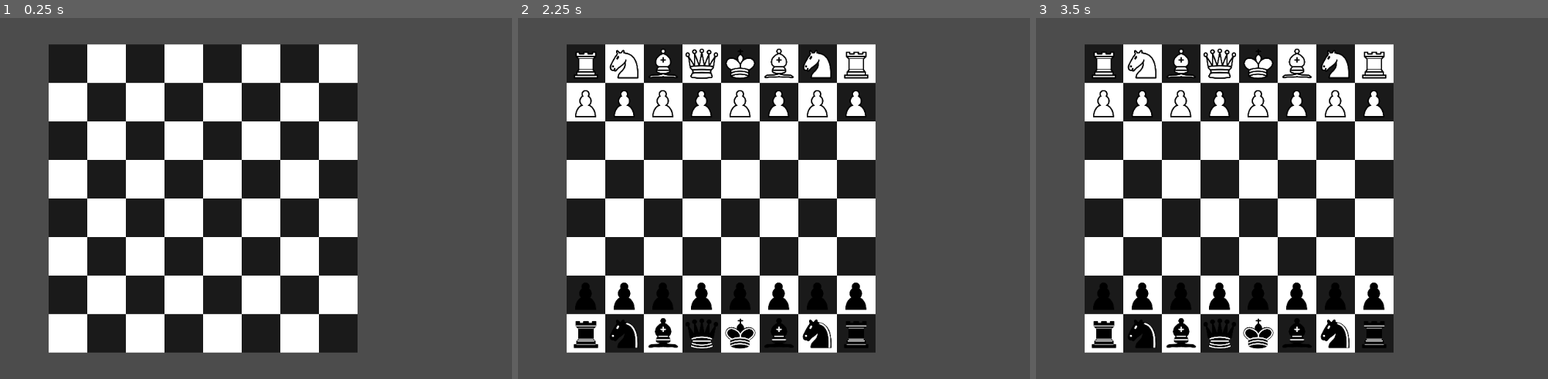
Above: before the commit, frames 1-3 (left to right).
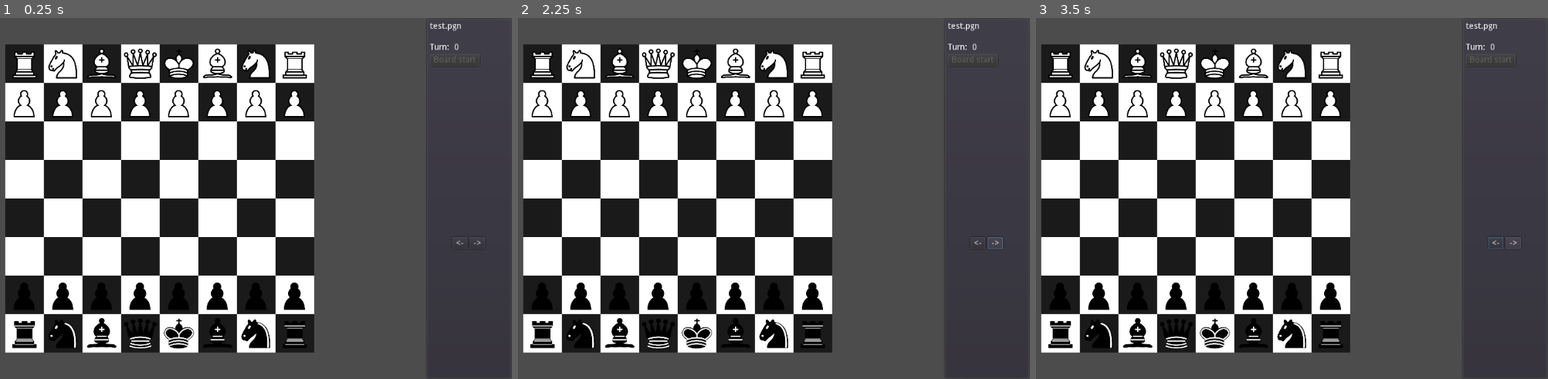
Above: after the commit, the same moments.

Repository: oerc0122/ChessRender
Game: Godot game, scene res://UI.tscn
Same seed, same stepped clock (60 frames per second), same inputs: the game is played once before the commit and once after it. Before the commit the project starts from res://MainGame.tscn.
Inputs (mouse positions are in pixels of both pictures, inside the frame that each line leads up to):
- Up to frame 1 (0.25 s): no input
- Up to frame 2 (2.25 s): click (978, 241) at 0.5 s, where only the run after the commit has a clickable "<-"; click (994, 241) at 1.25 s, where only the run after the commit has a clickable "->"; tap Enter at 2 s; hold Right (ui_right) from 2.03 s (still down)
- Up to frame 3 (3.5 s): tap Space at 2.75 s; release Right (ui_right) at 2.78 s; hold Left (ui_left) from 2.78 s (still down)

The runs differ from the first frame. In frame 1, 53% of the frame differs, in the area x 0-99%, y 1-100%; in frame 2, 51%; in frame 3, 51%.

Commit message:
Update

Diff:
--- a/project.godot
+++ b/project.godot
@@ -21,7 +21,7 @@
 [application]
 
 config/name="ChessRender"
-run/main_scene="res://MainGame.tscn"
+run/main_scene="res://UI.tscn"
 config/icon="res://icon.png"
 
 [rendering]
